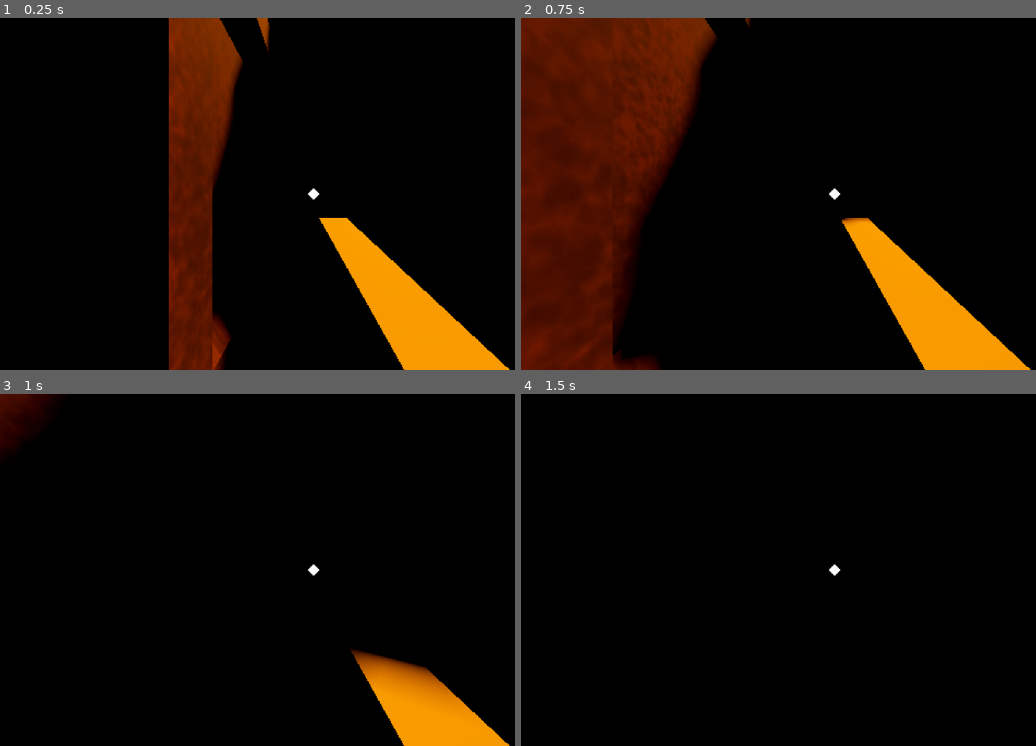
Above: before the commit, frames 1-4 (two rows, left to right).
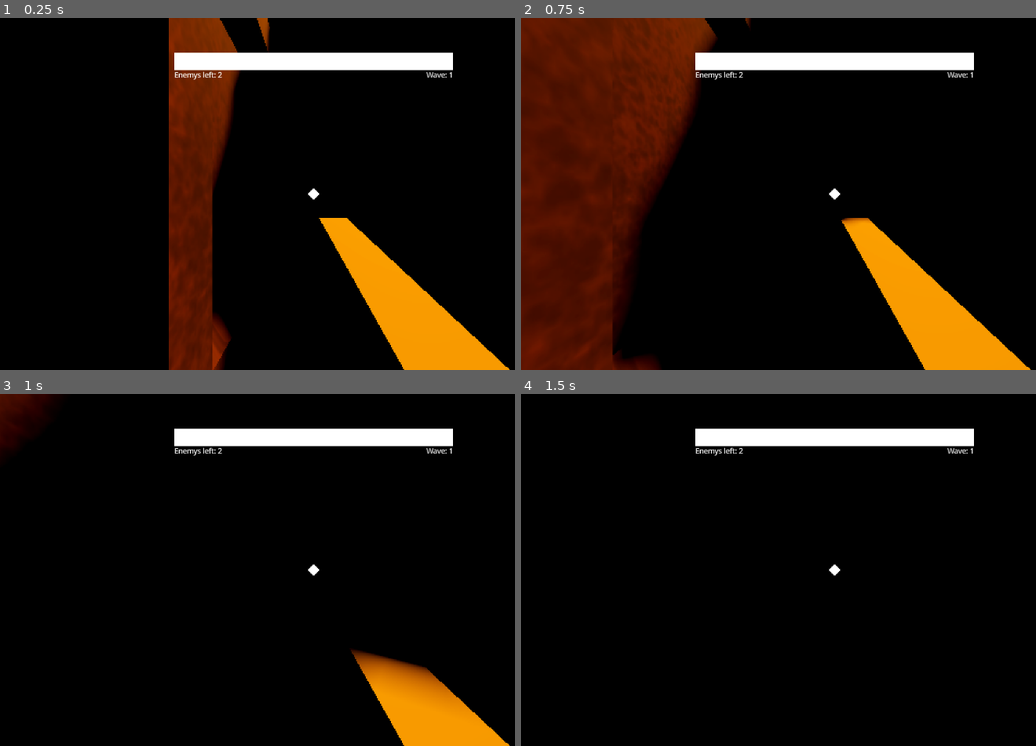
Above: after the commit, the same moments.

Repository: Username4D/buckshot-basement
Game: Godot game, scene res://scenes/game.tscn
Same seed, same stepped clock (60 frames per second), same inputs: the game is played once before the commit and once after it. Before the commit the project starts from res://scenes/viewport.tscn.
Inputs (mouse positions are in pixels of both pictures, inside the frame that each line leads up to):
- Up to frame 1 (0.25 s): no input
- Up to frame 2 (0.75 s): tap Enter at 0.5 s; move the mouse to (871, 194) at 0.52 s; hold Up (ui_up) from 0.53 s (still down); tap Alt at 0.6 s
- Up to frame 3 (1 s): keep holding Up (ui_up)
- Up to frame 4 (1.5 s): keep holding Up (ui_up); move the mouse to (804, 570) at 1.27 s; tap Shift at 1.35 s

The runs differ from the first frame. In frame 1, 2.9% of the frame differs, in the area x 33-88%, y 9-18%; in frame 2, 2.9%; in frame 3, 2.9%; in frame 4, 2.9%.

Commit message:
added wave ui

Diff:
--- a/project.godot
+++ b/project.godot
@@ -11,9 +11,13 @@
 [application]
 
 config/name="Horror_game"
-run/main_scene="uid://bwh55bnpaiyvs"
+run/main_scene="uid://cnsal840vw4oq"
 config/features=PackedStringArray("4.5")
 config/icon="res://icon.svg"
+
+[autoload]
+
+ui_handler="*res://scripts/ui_handler.gd"
 
 [editor_plugins]
 
@@ -24,6 +28,11 @@
 player=""
 zombie=""
 wall=""
+
+[gui]
+
+theme/default_font_multichannel_signed_distance_field=true
+theme/default_font_generate_mipmaps=true
 
 [input]
 
--- a/scenes/dungeon.tscn
+++ b/scenes/dungeon.tscn
@@ -651,3 +651,6 @@
 
 [node name="Sketchfab_Scene" parent="enemies" instance=ExtResource("4_0wj4k")]
 transform = Transform3D(0.02, 0, 0, 0, 0.02, 0, 0, 0, 0.02, 3.9238622, 0.16431761, 3.0664568)
+
+[node name="Sketchfab_Scene2" parent="enemies" instance=ExtResource("4_0wj4k")]
+transform = Transform3D(0.02, 0, 0, 0, 0.02, 0, 0, 0, 0.02, -16.16079, 0.16431761, 3.0664568)
--- /dev/null
+++ b/scenes/game.gd
@@ -0,0 +1,7 @@
+extends Node3D
+
+func _process(delta: float) -> void:
+	$Label.text= "Enemys left: " + var_to_str(int(ui_handler.enemys))
+	$Label2.text = "Wave: " + var_to_str(ui_handler.wave)
+	$"enemys left".max_value = pow(2, ui_handler.wave)
+	$"enemys left".value = ui_handler.enemys
--- /dev/null
+++ b/scenes/game.tscn
@@ -0,0 +1,48 @@
+[gd_scene load_steps=7 format=3 uid="uid://cnsal840vw4oq"]
+
+[ext_resource type="PackedScene" uid="uid://bwh55bnpaiyvs" path="res://scenes/viewport.tscn" id="1_uwrxv"]
+[ext_resource type="Script" uid="uid://bljed7053bd0a" path="res://scenes/game.gd" id="1_yqjtg"]
+
+[sub_resource type="StyleBoxFlat" id="StyleBoxFlat_yqjtg"]
+bg_color = Color(1, 1, 1, 0.05882353)
+
+[sub_resource type="StyleBoxFlat" id="StyleBoxFlat_lnu2h"]
+bg_color = Color(1, 1, 1, 1)
+
+[sub_resource type="LabelSettings" id="LabelSettings_lbhrr"]
+font_size = 13
+
+[sub_resource type="LabelSettings" id="LabelSettings_iywne"]
+font_size = 13
+
+[node name="game" type="Node3D"]
+script = ExtResource("1_yqjtg")
+
+[node name="SubViewportContainer" parent="." instance=ExtResource("1_uwrxv")]
+
+[node name="enemys left" type="ProgressBar" parent="."]
+offset_left = 320.0
+offset_top = 64.0
+offset_right = 832.0
+offset_bottom = 96.0
+theme_override_styles/background = SubResource("StyleBoxFlat_yqjtg")
+theme_override_styles/fill = SubResource("StyleBoxFlat_lnu2h")
+value = 32.98
+show_percentage = false
+
+[node name="Label" type="Label" parent="."]
+offset_left = 320.0
+offset_top = 96.0
+offset_right = 448.0
+offset_bottom = 128.0
+text = "Enemys left: 7"
+label_settings = SubResource("LabelSettings_lbhrr")
+
+[node name="Label2" type="Label" parent="."]
+offset_left = 704.0
+offset_top = 96.0
+offset_right = 832.0
+offset_bottom = 128.0
+text = "Wave: 2"
+label_settings = SubResource("LabelSettings_iywne")
+horizontal_alignment = 2
--- a/scripts/dungeon.gd
+++ b/scripts/dungeon.gd
@@ -8,9 +8,12 @@
 	for  i in $enemies.get_children():
 		if i.health <= 0:
 			alive -= 1
+	ui_handler.enemys = alive
 	print(alive)
 	if alive == 0:
 		wave += 1
+		ui_handler.wave = wave
+		ui_handler.enemys = pow(2, wave)
 		for i in range(0, pow(2, wave)):
 			var nzombie = zombie.instantiate()
 			nzombie.scale = Vector3(0.02,0.02,0.02)
--- /dev/null
+++ b/scripts/ui_handler.gd
@@ -0,0 +1,4 @@
+extends Node
+
+var wave = 1
+var enemys = 2
Not shown, added: scenes/game.gd.uid
Not shown, added: scripts/ui_handler.gd.uid
